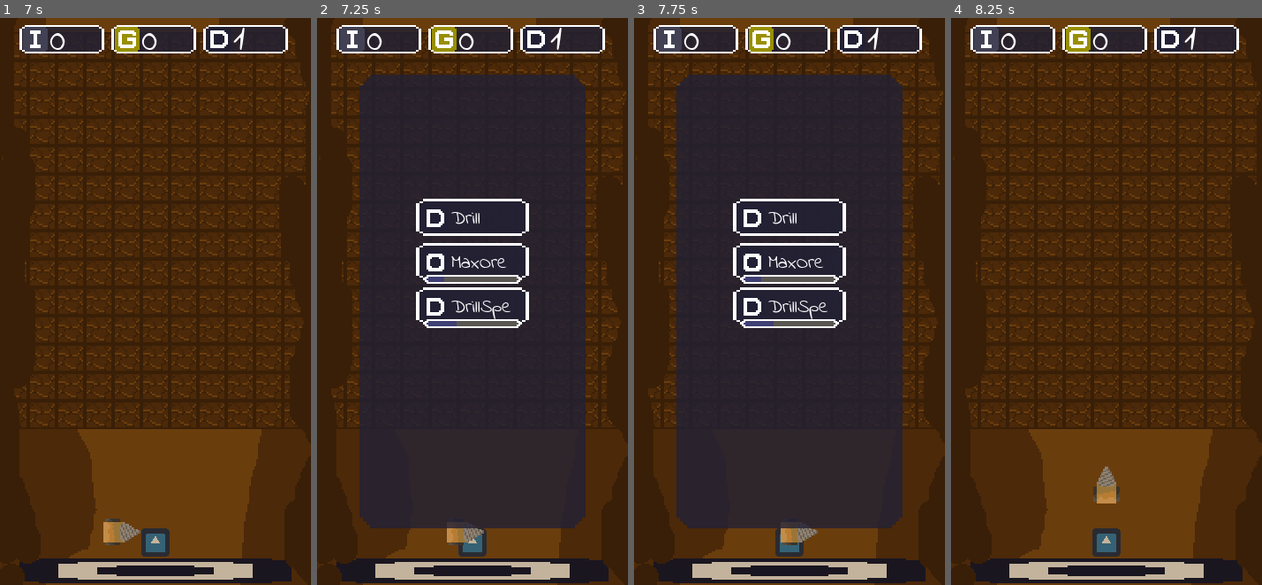
Above: before the commit, frames 1-4 (left to right).
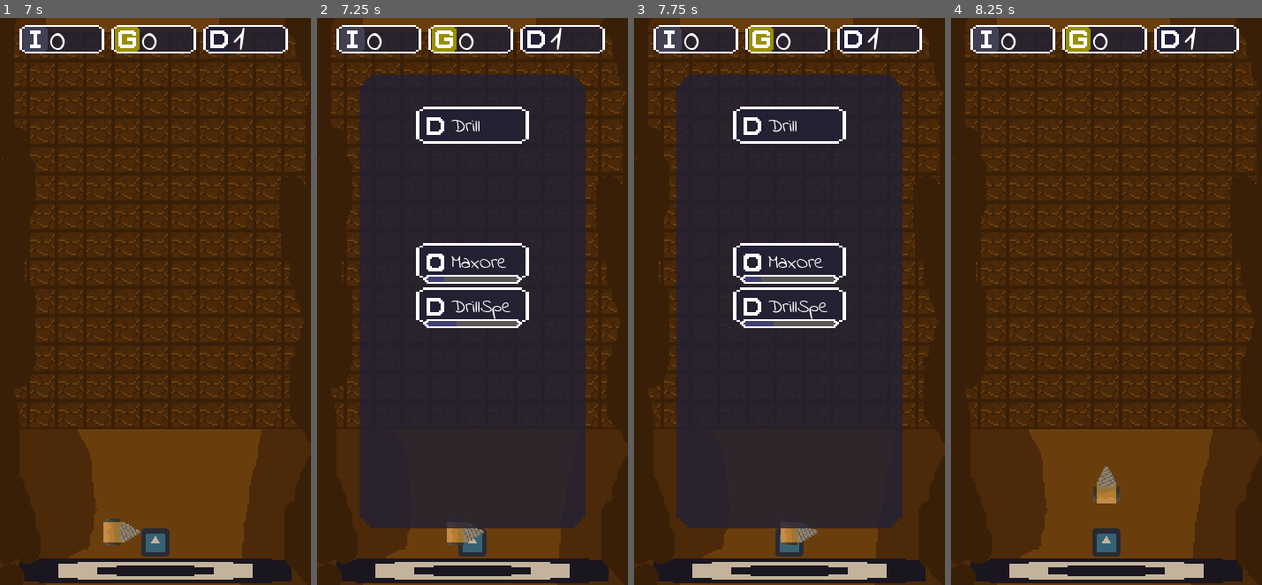
Above: after the commit, the same moments.

Repository: IzumiKei/DrillClicker
Game: Godot game, scene res://Scenes/menu.tscn
Two runs of this game, one before a commit and one after it. Both use one fixed random seed, a clock stepped at 60 frames per second and the inputs below. The engine's default icon, where the game draws it, is replaced by a stand-in: a white triangle on a blue panel in a dark square.
Inputs (mouse positions are in pixels of both pictures, inside the frame that each line leads up to):
- Up to frame 1 (7 s): click "play" at 0.5 s; tap Enter at 1.25 s; hold Right (ui_right) 1.28-2.03 s; tap Z (Mine) every 0.75 s from 1.35 to 6.6 s; tap Space (ui_select) at 1.52, 2.27, 3.77, 4.52, 5.27, 6.77 s; hold Down (ui_down) 2.03-2.78 s; tap R (reset_scene) at 2.75 s; hold Right (ui_right) 2.78-3.53 s; hold Up (ui_up) 3.53-4.28 s; hold Left (ui_left) 4.28-5.78 s; hold Down (ui_down) 5.78-6.53 s; hold Right (ui_right) from 6.53 s (still down)
- Up to frame 2 (7.25 s): keep holding Right (ui_right)
- Up to frame 3 (7.75 s): release Right (ui_right) at 7.25 s; click (752, 216) at 7.27 s
- Up to frame 4 (8.25 s): tap R (reset_scene) at 8 s; hold Up (ui_up) from 8.03 s (still down); tap Z (Mine) at 8.1 s

Frame 1 is identical in both runs. In frame 2, 1.2% of the frame differs, in the area x 31-69%, y 15-39%; in frame 3, 1.2%; in frame 4, nothing differs.

Commit message:
Separación entre escenas para comprar y para mejorar

Diff:
--- a/Scenes/drill_market.tscn
+++ b/Scenes/drill_market.tscn
@@ -1,6 +1,6 @@
 [gd_scene load_steps=4 format=2]
 
-[ext_resource path="res://Scenes/upgrade.tscn" type="PackedScene" id=1]
+[ext_resource path="res://Scenes/stat_upgrade.tscn" type="PackedScene" id=1]
 [ext_resource path="res://Scripts/drill_market.gd" type="Script" id=2]
 [ext_resource path="res://Assets/Sprites/drill.png" type="Texture" id=3]
 
--- a/Scenes/home_menu.tscn
+++ b/Scenes/home_menu.tscn
@@ -1,11 +1,12 @@
-[gd_scene load_steps=7 format=2]
+[gd_scene load_steps=8 format=2]
 
 [ext_resource path="res://Assets/Sprites/home_background.png" type="Texture" id=1]
-[ext_resource path="res://Scenes/drill_market.tscn" type="PackedScene" id=2]
+[ext_resource path="res://Scenes/item_market.tscn" type="PackedScene" id=2]
 [ext_resource path="res://Scenes/max_ore_market.tscn" type="PackedScene" id=3]
-[ext_resource path="res://Scenes/upgrade.tscn" type="PackedScene" id=4]
+[ext_resource path="res://Scenes/stat_upgrade.tscn" type="PackedScene" id=4]
 [ext_resource path="res://Scenes/Resources/stat_drill_speed.tres" type="Resource" id=5]
 [ext_resource path="res://Scenes/description_displayer.tscn" type="PackedScene" id=6]
+[ext_resource path="res://Assets/Sprites/drill.png" type="Texture" id=7]
 
 [node name="HomeMenu" type="NinePatchRect"]
 anchor_left = 0.5
@@ -17,22 +18,6 @@
 margin_right = 64.0
 margin_bottom = 128.0
 texture = ExtResource( 1 )
-
-[node name="DrillMarket" parent="." instance=ExtResource( 2 )]
-anchor_left = 0.5
-anchor_top = 0.5
-anchor_right = 0.5
-anchor_bottom = 0.5
-margin_left = -32.0
-margin_top = -58.0
-margin_right = 32.0
-margin_bottom = -37.0
-rect_min_size = Vector2( 64, 20 )
-size_flags_horizontal = 3
-size_flags_vertical = 3
-
-[node name="TextureProgress" parent="DrillMarket" index="2"]
-visible = false
 
 [node name="Max Ore" parent="." instance=ExtResource( 3 )]
 anchor_left = 0.5
@@ -56,6 +41,19 @@
 margin_bottom = 13.0
 stat = ExtResource( 5 )
 
+[node name="DrillMarket" parent="." instance=ExtResource( 2 )]
+anchor_left = 0.5
+anchor_top = 0.5
+anchor_right = 0.5
+anchor_bottom = 0.5
+margin_left = -32.0
+margin_top = -110.0
+margin_right = 32.0
+margin_bottom = -89.0
+item_name = "Drill"
+item_cost = 1
+item_icon = ExtResource( 7 )
+
 [node name="DescriptionDisplayer" parent="." instance=ExtResource( 6 )]
 visible = false
 anchor_left = 0.5
@@ -66,5 +64,3 @@
 margin_top = -128.0
 margin_right = 64.0
 margin_bottom = 0.0
-
-[editable path="DrillMarket"]
--- /dev/null
+++ b/Scenes/item_market.tscn
@@ -0,0 +1,41 @@
+[gd_scene load_steps=6 format=2]
+
+[ext_resource path="res://Scripts/item_market.gd" type="Script" id=1]
+[ext_resource path="res://Assets/Font/IndieFlower.ttf" type="DynamicFontData" id=2]
+[ext_resource path="res://Assets/Sprites/button_background.png" type="Texture" id=3]
+[ext_resource path="res://Assets/Sprites/upgrade.png" type="Texture" id=4]
+
+[sub_resource type="DynamicFont" id=1]
+size = 8
+font_data = ExtResource( 2 )
+
+[node name="ItemMarket" type="NinePatchRect"]
+anchor_right = 1.0
+anchor_bottom = 1.0
+margin_right = -116.0
+margin_bottom = -300.0
+rect_min_size = Vector2( 64, 21 )
+texture = ExtResource( 3 )
+script = ExtResource( 1 )
+
+[node name="Button" type="TextureButton" parent="."]
+anchor_top = 0.5
+anchor_bottom = 0.5
+margin_left = 3.0
+margin_top = -8.0
+margin_right = 19.0
+margin_bottom = 8.0
+texture_normal = ExtResource( 4 )
+
+[node name="Label" type="RichTextLabel" parent="."]
+anchor_left = 0.5
+anchor_right = 0.5
+margin_left = -12.0
+margin_top = 3.0
+margin_right = 24.0
+margin_bottom = 18.0
+custom_fonts/normal_font = SubResource( 1 )
+text = "Text"
+scroll_active = false
+
+[connection signal="button_down" from="Button" to="." method="_on_Button_button_down"]
--- a/Scenes/max_ore_market.tscn
+++ b/Scenes/max_ore_market.tscn
@@ -2,7 +2,7 @@
 
 [ext_resource path="res://Assets/Sprites/resource.png" type="Texture" id=1]
 [ext_resource path="res://Scenes/Resources/stat_max_ore.tres" type="Resource" id=2]
-[ext_resource path="res://Scenes/upgrade.tscn" type="PackedScene" id=3]
+[ext_resource path="res://Scenes/stat_upgrade.tscn" type="PackedScene" id=3]
 [ext_resource path="res://Assets/Sprites/ore_iron.png" type="Texture" id=4]
 
 [node name="Max Ore" instance=ExtResource( 3 )]
--- /dev/null
+++ b/Scripts/item_market.gd
@@ -0,0 +1,25 @@
+extends NinePatchRect
+
+
+export(String) var item_name
+export(int) var item_cost
+export(Texture) var item_icon
+onready var _label = $Label
+onready var _button = $Button
+
+
+func _ready():
+	_label.text = item_name
+	_button.texture_normal = item_icon
+
+
+func _on_Button_button_down():
+	# Buy the item
+	if Inventory.inv_slots["Gold"] >= item_cost:
+		print(_label.text + " buyed")
+		Inventory.update_item("Drill", "Add", 1)
+		Inventory.inv_slots["Gold"] -= item_cost
+		Inventory.emit_signal("inventory_updated")
+		item_cost *= 2
+	elif Inventory.inv_slots["Gold"] < item_cost:
+		print("Not enough gold")
--- a/Scripts/ui_control.gd
+++ b/Scripts/ui_control.gd
@@ -34,9 +34,7 @@
 func player_entered_home(_body):
 	# Debug: Abre el menu de mejora
 	_canvas.get_node("HomeMenu").visible = true
-	print("Drill Cost: " + str(_canvas.get_node("HomeMenu").get_node("DrillMarket").drill_cost))
-	_canvas.get_node("HomeMenu").get_node("Max Ore").print_cost()
-	_canvas.get_node("HomeMenu").get_node("DrillSpeed").print_cost()
+	print("Drill Cost: " + str(_canvas.get_node("HomeMenu").get_node("DrillMarket").item_cost))
 
 
 func player_exited_home(_body):
Renamed: Scenes/upgrade.tscn -> Scenes/stat_upgrade.tscn
